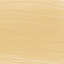
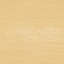
Layer changes from the first 64 × 64 image to the second:
removed layer "Layer 1" over [0, 0, 64, 64]
removed layer "Background" over [0, 0, 64, 64]
